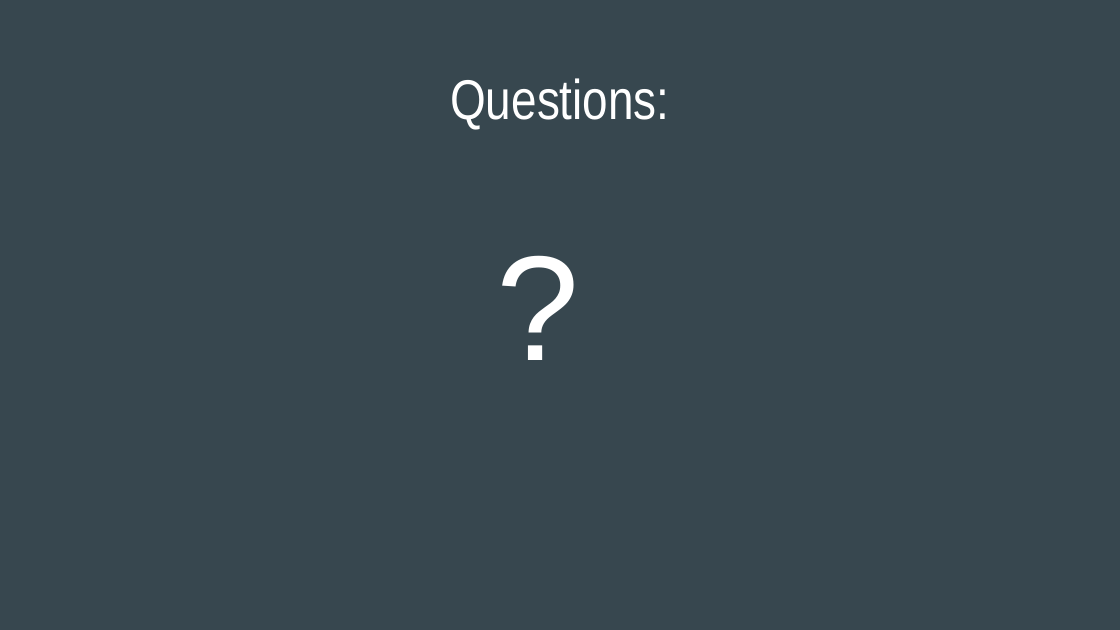
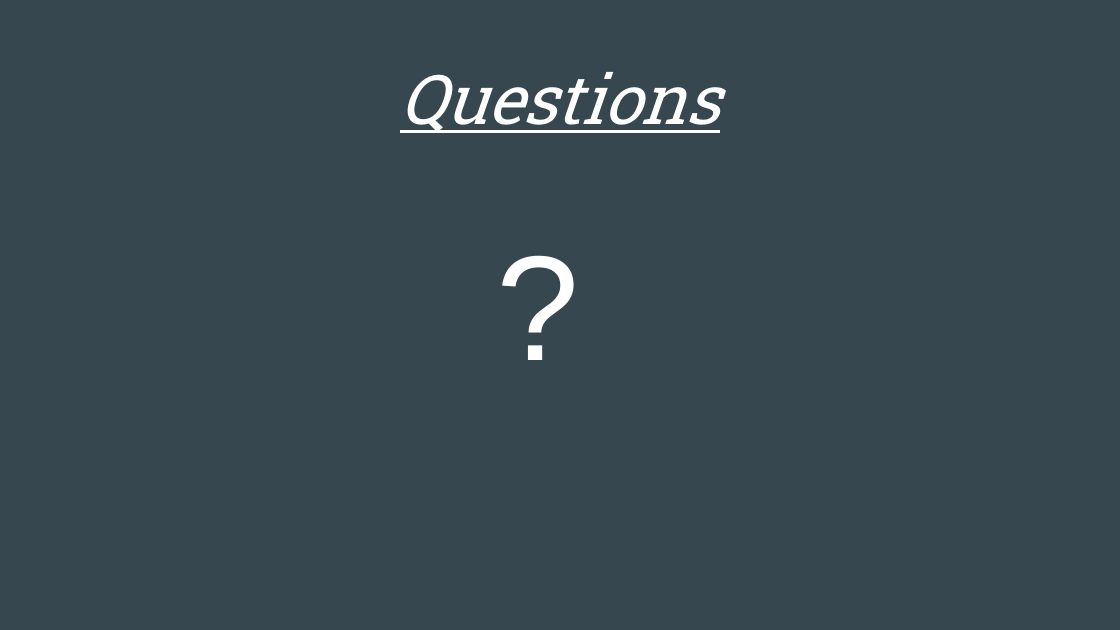
Before and after one commit to umitceylan/Visualizr, a slide deck: slide 10 of Documentation/SlugSoft_Visualizr Final Presentation .pptx. Drawn at 1120x630 pixels with LibreOffice and Linux fonts; fonts in the diff are those of the drawing. Boxes give left, top, right and bottom in pixels: in the first picture for what was removed or moved away, otherwise in the second. Text is boxed around its words. In the diff, an @@ line names an element or a change of style, - is before the commit and + after.

```diff
--- a/Documentation/SlugSoft_Visualizr Final Presentation .pptx
+++ b/Documentation/SlugSoft_Visualizr Final Presentation .pptx
@@ title at (400, 72, 720, 133): text changed; size 36 to 44 pt; font Arial Narrow to Roboto Slab; italic on @@
-Questions:
+Questions
```
Also in this commit, not shown: 6 other slides changed, 4 other files.
